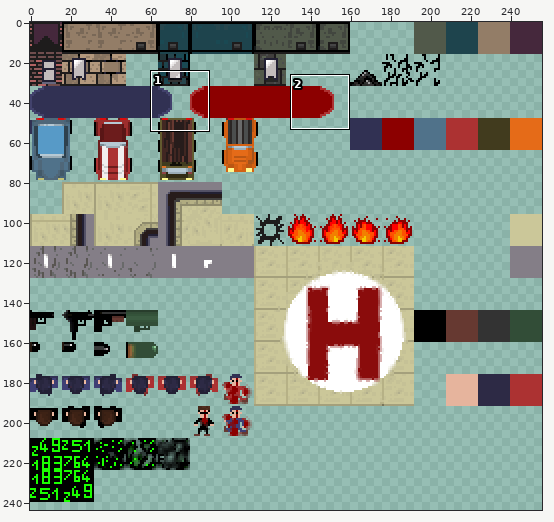
One commit to this sprite sheet: src/atlas-export.png. Above: a wide view before the commit, with the close-up outlined.
Close-up. Old version:
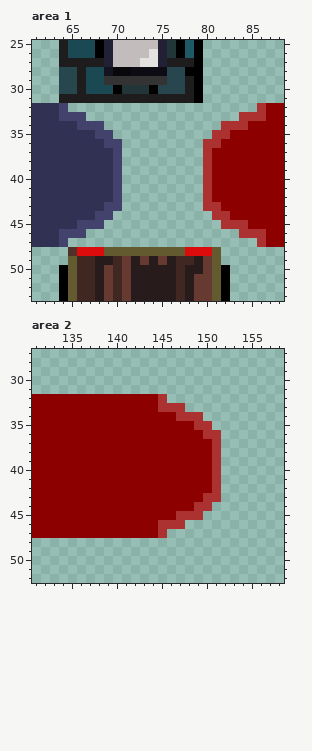
The file is 256x256 pixels. Colours within 5 levels of each other are drawn and written as one. Shown: area 1: x 61..88, y 25..53; area 2: x 131..158, y 27..52. The wide view leaves out empty margins.
After the commit:
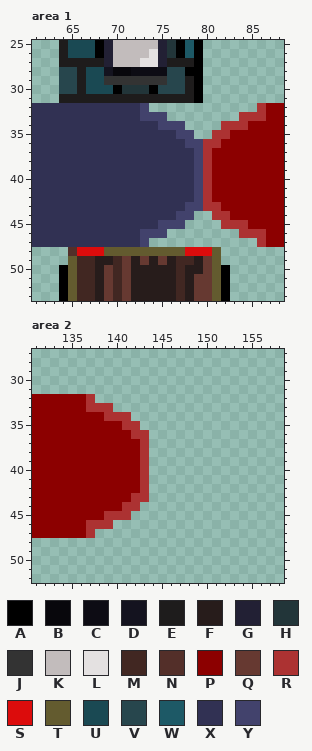
Palette (. is transparent): A #000000  B #08070c  C #0d0c14  D #14131f  E #1e1c1c  F #271c1b  G #222034  H #223539  J #333333  K #c2bcbc  L #e4e1e1  M #412722  N #532f29  P #8c0000  Q #663931  R #ac3232  S #dc0c0c  T #635b2f  U #1a4953  V #27464d  W #1d5966  X #313153  Y #42426c
What changed:
--- area 1
@@ x 61..88 @@
 31 ...EEEEEEEEEEEEEEEA.........
-32 XXXY.....................RPP
-33 XXXYYY.................RRRPP
-34 XXXXXYYY.............RRRPPPP
-35 XXXXXXXYY...........RRPPPPPP
-36 XXXXXXXXYY.........RRPPPPPPP
-37 XXXXXXXXXY.........RPPPPPPPP
-38 XXXXXXXXXY.........RPPPPPPPP
-39 XXXXXXXXXY.........RPPPPPPPP
-40 XXXXXXXXXY.........RPPPPPPPP
-41 XXXXXXXXXY.........RPPPPPPPP
-42 XXXXXXXXXY.........RPPPPPPPP
-43 XXXXXXXXYY.........RRPPPPPPP
-44 XXXXXXXYY...........RRPPPPPP
-45 XXXXXYYY.............RRRPPPP
-46 XXXYYY.................RRRPP
-47 XXXY.....................RPP
+32 XXXXXXXXXXXXY............RPP
+33 XXXXXXXXXXXXYYY........RRRPP
+34 XXXXXXXXXXXXXXYYY....RRRPPPP
+35 XXXXXXXXXXXXXXXXYY..RRPPPPPP
+36 XXXXXXXXXXXXXXXXXYYRRPPPPPPP
+37 XXXXXXXXXXXXXXXXXXYRPPPPPPPP
+38 XXXXXXXXXXXXXXXXXXYRPPPPPPPP
+39 XXXXXXXXXXXXXXXXXXYRPPPPPPPP
+40 XXXXXXXXXXXXXXXXXXYRPPPPPPPP
+41 XXXXXXXXXXXXXXXXXXYRPPPPPPPP
+42 XXXXXXXXXXXXXXXXXXYRPPPPPPPP
+43 XXXXXXXXXXXXXXXXXYYRRPPPPPPP
+44 XXXXXXXXXXXXXXXXYY..RRPPPPPP
+45 XXXXXXXXXXXXXXYYY....RRRPPPP
+46 XXXXXXXXXXXXYYY........RRRPP
+47 XXXXXXXXXXXXY............RPP
 48 ....NSSSTTTTTTTTTSSST.......
--- area 2
@@ x 135..153 @@
 31 ...................
-32 PPPPPPPPPPR........
-33 PPPPPPPPPPRRR......
-34 PPPPPPPPPPPPRRR....
-35 PPPPPPPPPPPPPPRR...
-36 PPPPPPPPPPPPPPPRR..
-37 PPPPPPPPPPPPPPPPR..
-38 PPPPPPPPPPPPPPPPR..
-39 PPPPPPPPPPPPPPPPR..
-40 PPPPPPPPPPPPPPPPR..
-41 PPPPPPPPPPPPPPPPR..
-42 PPPPPPPPPPPPPPPPR..
-43 PPPPPPPPPPPPPPPRR..
-44 PPPPPPPPPPPPPPRR...
-45 PPPPPPPPPPPPRRR....
-46 PPPPPPPPPPRRR......
-47 PPPPPPPPPPR........
+32 PPR................
+33 PPRRR..............
+34 PPPPRRR............
+35 PPPPPPRR...........
+36 PPPPPPPRR..........
+37 PPPPPPPPR..........
+38 PPPPPPPPR..........
+39 PPPPPPPPR..........
+40 PPPPPPPPR..........
+41 PPPPPPPPR..........
+42 PPPPPPPPR..........
+43 PPPPPPPRR..........
+44 PPPPPPRR...........
+45 PPPPRRR............
+46 PPRRR..............
+47 PPR................
 48 ...................
Changed places in both close-ups, as pixel boxes (x1, y1, x2, y2):
changed: (59, 103, 203, 247)
changed: (86, 394, 221, 538)
